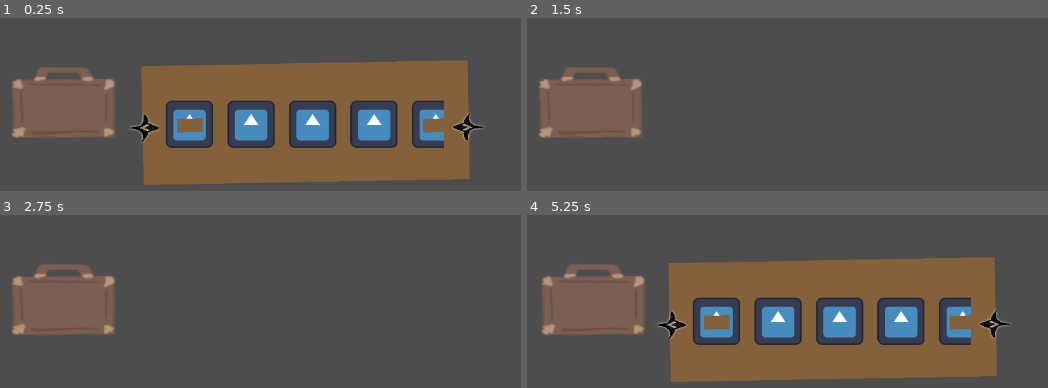
Above: before the commit, frames 1-4 (two rows, left to right).
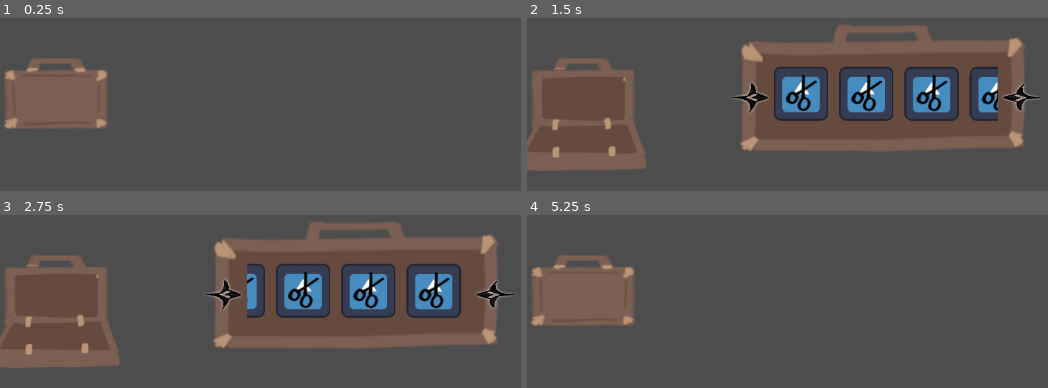
Above: after the commit, the same moments.

Repository: yaliu10/Escape-Room
Game: Godot game, scene res://Scenes/inventory.tscn
Same seed, same stepped clock (60 frames per second), same inputs: the game is played once before the commit and once after it. This scene is started directly instead of the project's main scene. The engine's default icon, where the game draws it, is replaced by a stand-in: a white triangle on a blue panel in a dark square.
Inputs (mouse positions are in pixels of both pictures, inside the frame that each line leads up to; where the layout moved, square brackets give the same spot in the first picture):
- Up to frame 1 (0.25 s): no input
- Up to frame 2 (1.5 s): click (615, 116) [625, 125] at 0.5 s; click (751, 92) at 1.27 s
- Up to frame 3 (2.75 s): click (494, 294) at 2.02 s
- Up to frame 4 (5.25 s): click (615, 313) [625, 322] at 2.75 s; click (672, 325) at 3.52 s; click (1021, 294) at 4.27 s; click (615, 313) [625, 322] at 5 s

The runs differ from the first frame. In frame 1, 42% of the frame differs, in the area x 0-93%, y 23-97%; in frame 2, 37%; in frame 3, 37%; in frame 4, 43%.

Commit message:
working toggle

Diff:
--- a/escape-room/Scenes/briefcase_button.gd
+++ b/escape-room/Scenes/briefcase_button.gd
@@ -3,8 +3,16 @@
 var open = preload("res://art/ph-opened case.PNG")
 var closed = preload("res://art/ph-closed case.PNG")
 
-func _process(delta: float) -> void:
-	if (pressed):
+var is_open: bool = false
+
+func _ready() -> void:
+	set_button_icon(closed)
+	connect("pressed", _on_pressed)
+
+func _on_pressed() -> void:
+	if not is_open:
 		set_button_icon(open)
+		is_open = true
 	else:
 		set_button_icon(closed)
+		is_open = false
--- a/escape-room/Scenes/inventory.tscn
+++ b/escape-room/Scenes/inventory.tscn
@@ -1,10 +1,11 @@
-[gd_scene load_steps=20 format=3 uid="uid://b7mxxhrj8pl00"]
+[gd_scene load_steps=19 format=3 uid="uid://b7mxxhrj8pl00"]
 
-[ext_resource type="Texture2D" uid="uid://b2fq71vy1yeif" path="res://art/Placeholder_Inventory.PNG" id="1_tahtk"]
+[ext_resource type="Texture2D" uid="uid://dovkon66dlvku" path="res://art/ph-inventory.PNG" id="1_u22ku"]
 [ext_resource type="Script" path="res://Scripts/inventory_container.gd" id="2_kk5xd"]
 [ext_resource type="Texture2D" uid="uid://pnpi4rjo80q4" path="res://art/placeholder arrow.PNG" id="2_o86dy"]
 [ext_resource type="Texture2D" uid="uid://cyamkeioip6ar" path="res://icon.svg" id="2_pmp0m"]
-[ext_resource type="Texture2D" uid="uid://ew0gwaw3yovb" path="res://art/ph-closed case.PNG" id="5_56d53"]
+[ext_resource type="Script" path="res://Scenes/briefcase_button.gd" id="5_dnto8"]
+[ext_resource type="Texture2D" uid="uid://d08gcrc25l3md" path="res://art/ph-item.PNG" id="5_f06vl"]
 
 [sub_resource type="StyleBoxEmpty" id="StyleBoxEmpty_epmdh"]
 
@@ -31,33 +32,32 @@
 HScrollBar/styles/scroll = SubResource("StyleBoxEmpty_wjejq")
 HScrollBar/styles/scroll_focus = SubResource("StyleBoxEmpty_vwkb1")
 
-[sub_resource type="StyleBoxTexture" id="StyleBoxTexture_hu3cs"]
+[sub_resource type="StyleBoxTexture" id="StyleBoxTexture_0iu7h"]
 texture = ExtResource("2_pmp0m")
 
-[sub_resource type="StyleBoxEmpty" id="StyleBoxEmpty_g5pob"]
-
-[sub_resource type="StyleBoxEmpty" id="StyleBoxEmpty_1m85l"]
-
-[sub_resource type="StyleBoxTexture" id="StyleBoxTexture_ytlcc"]
-texture = ExtResource("5_56d53")
+[sub_resource type="StyleBoxEmpty" id="StyleBoxEmpty_p5oqv"]
 
 [node name="Inventory" type="Node2D"]
 
 [node name="Inventory Container" type="TextureRect" parent="."]
-offset_right = 2500.0
-offset_bottom = 3500.0
-scale = Vector2(0.339934, 0.339934)
-texture = ExtResource("1_tahtk")
+visible = false
+offset_left = 293.0
+offset_top = 151.0
+offset_right = 1935.0
+offset_bottom = 2450.0
+rotation = 0.00111101
+scale = Vector2(0.269905, 0.146018)
+texture = ExtResource("1_u22ku")
 script = ExtResource("2_kk5xd")
 
 [node name="LeftArrowButton" type="Button" parent="Inventory Container"]
 layout_mode = 0
-offset_left = 501.234
-offset_top = 1205.5
-offset_right = 3509.23
-offset_bottom = 3329.5
+offset_left = -39.6995
+offset_top = 1494.1
+offset_right = 3414.3
+offset_bottom = 3618.1
 rotation = -1.57833
-scale = Vector2(0.103133, 0.103133)
+scale = Vector2(0.2553, 0.145079)
 theme_override_styles/focus = SubResource("StyleBoxEmpty_epmdh")
 theme_override_styles/pressed = SubResource("StyleBoxEmpty_43s1v")
 icon = ExtResource("2_o86dy")
@@ -65,12 +65,12 @@
 
 [node name="RightArrowButton" type="Button" parent="Inventory Container"]
 layout_mode = 0
-offset_left = 2093.76
-offset_top = 888.263
-offset_right = 5101.76
-offset_bottom = 3012.26
+offset_left = 1720.31
+offset_top = 753.711
+offset_right = 4728.31
+offset_bottom = 2877.71
 rotation = -1.57833
-scale = Vector2(-0.103, -0.103)
+scale = Vector2(-0.230461, -0.155547)
 theme_override_styles/focus = SubResource("StyleBoxEmpty_q7wwi")
 theme_override_styles/pressed = SubResource("StyleBoxEmpty_rcma7")
 icon = ExtResource("2_o86dy")
@@ -78,10 +78,11 @@
 
 [node name="ScrollContainer" type="ScrollContainer" parent="Inventory Container"]
 layout_mode = 0
-offset_left = 704.0
-offset_top = 933.0
-offset_right = 1884.0
-offset_bottom = 1148.0
+offset_left = 233.897
+offset_top = 800.794
+offset_right = 1472.9
+offset_bottom = 1026.79
+scale = Vector2(0.966396, 2.6564)
 theme = SubResource("Theme_557w2")
 
 [node name="HBoxContainer" type="HBoxContainer" parent="Inventory Container/ScrollContainer"]
@@ -89,97 +90,99 @@
 theme_override_constants/separation = 61
 
 [node name="Slot" type="Panel" parent="Inventory Container/ScrollContainer/HBoxContainer"]
-custom_minimum_size = Vector2(200, 200)
+custom_minimum_size = Vector2(300, 200)
 layout_mode = 2
-theme_override_styles/panel = SubResource("StyleBoxTexture_hu3cs")
+theme_override_styles/panel = SubResource("StyleBoxTexture_0iu7h")
 
 [node name="Item" type="TextureRect" parent="Inventory Container/ScrollContainer/HBoxContainer/Slot"]
 layout_mode = 0
-offset_left = 0.265849
-offset_top = -13.0131
-offset_right = 2500.27
-offset_bottom = 3486.99
-scale = Vector2(0.0776705, 0.114093)
-texture = ExtResource("1_tahtk")
+offset_left = -99.9693
+offset_top = -175.237
+offset_right = 200.031
+offset_bottom = 24.7632
+scale = Vector2(3.71132, 2.85709)
+texture = ExtResource("5_f06vl")
 
 [node name="Slot2" type="Panel" parent="Inventory Container/ScrollContainer/HBoxContainer"]
-custom_minimum_size = Vector2(200, 200)
+custom_minimum_size = Vector2(300, 200)
 layout_mode = 2
-theme_override_styles/panel = SubResource("StyleBoxTexture_hu3cs")
+theme_override_styles/panel = SubResource("StyleBoxTexture_0iu7h")
 
 [node name="Item" type="TextureRect" parent="Inventory Container/ScrollContainer/HBoxContainer/Slot2"]
 layout_mode = 0
-offset_left = 0.265849
-offset_top = -13.0131
-offset_right = 2500.27
-offset_bottom = 3486.99
-scale = Vector2(0.0776705, 0.114093)
+offset_left = -99.9693
+offset_top = -175.237
+offset_right = 200.031
+offset_bottom = 24.7632
+scale = Vector2(3.71132, 2.85709)
+texture = ExtResource("5_f06vl")
 
 [node name="Slot3" type="Panel" parent="Inventory Container/ScrollContainer/HBoxContainer"]
-custom_minimum_size = Vector2(200, 200)
+custom_minimum_size = Vector2(300, 200)
 layout_mode = 2
-theme_override_styles/panel = SubResource("StyleBoxTexture_hu3cs")
+theme_override_styles/panel = SubResource("StyleBoxTexture_0iu7h")
 
 [node name="Item" type="TextureRect" parent="Inventory Container/ScrollContainer/HBoxContainer/Slot3"]
 layout_mode = 0
-offset_left = 0.265849
-offset_top = -13.0131
-offset_right = 2500.27
-offset_bottom = 3486.99
-scale = Vector2(0.0776705, 0.114093)
+offset_left = -99.9693
+offset_top = -175.237
+offset_right = 200.031
+offset_bottom = 24.7632
+scale = Vector2(3.71132, 2.85709)
+texture = ExtResource("5_f06vl")
 
 [node name="Slot4" type="Panel" parent="Inventory Container/ScrollContainer/HBoxContainer"]
-custom_minimum_size = Vector2(200, 200)
+custom_minimum_size = Vector2(300, 200)
 layout_mode = 2
-theme_override_styles/panel = SubResource("StyleBoxTexture_hu3cs")
+theme_override_styles/panel = SubResource("StyleBoxTexture_0iu7h")
 
 [node name="Item" type="TextureRect" parent="Inventory Container/ScrollContainer/HBoxContainer/Slot4"]
 layout_mode = 0
-offset_left = 0.265849
-offset_top = -13.0131
-offset_right = 2500.27
-offset_bottom = 3486.99
-scale = Vector2(0.0776705, 0.114093)
+offset_left = -99.9693
+offset_top = -175.237
+offset_right = 200.031
+offset_bottom = 24.7632
+scale = Vector2(3.71132, 2.85709)
+texture = ExtResource("5_f06vl")
 
 [node name="Slot5" type="Panel" parent="Inventory Container/ScrollContainer/HBoxContainer"]
-custom_minimum_size = Vector2(200, 200)
+custom_minimum_size = Vector2(300, 200)
 layout_mode = 2
-theme_override_styles/panel = SubResource("StyleBoxTexture_hu3cs")
+theme_override_styles/panel = SubResource("StyleBoxTexture_0iu7h")
 
 [node name="Item" type="TextureRect" parent="Inventory Container/ScrollContainer/HBoxContainer/Slot5"]
 layout_mode = 0
-offset_left = 0.265849
-offset_top = -13.0131
-offset_right = 2500.27
-offset_bottom = 3486.99
-scale = Vector2(0.0776705, 0.114093)
-texture = ExtResource("1_tahtk")
+offset_left = -99.9693
+offset_top = -175.237
+offset_right = 200.031
+offset_bottom = 24.7632
+scale = Vector2(3.71132, 2.85709)
+texture = ExtResource("5_f06vl")
 
 [node name="Slot6" type="Panel" parent="Inventory Container/ScrollContainer/HBoxContainer"]
-custom_minimum_size = Vector2(200, 200)
+custom_minimum_size = Vector2(300, 200)
 layout_mode = 2
-theme_override_styles/panel = SubResource("StyleBoxTexture_hu3cs")
+theme_override_styles/panel = SubResource("StyleBoxTexture_0iu7h")
 
 [node name="Item" type="TextureRect" parent="Inventory Container/ScrollContainer/HBoxContainer/Slot6"]
 layout_mode = 0
-offset_left = 0.265849
-offset_top = -13.0131
-offset_right = 2500.27
-offset_bottom = 3486.99
-scale = Vector2(0.0776705, 0.114093)
-texture = ExtResource("1_tahtk")
+offset_left = -99.9693
+offset_top = -175.237
+offset_right = 200.031
+offset_bottom = 24.7632
+scale = Vector2(3.71132, 2.85709)
+texture = ExtResource("5_f06vl")
 
 [node name="Briefcase Button" type="Button" parent="."]
-offset_left = -12.0
-offset_top = 248.0
-offset_right = 296.0
-offset_bottom = 456.0
-theme_override_styles/focus = SubResource("StyleBoxEmpty_g5pob")
-theme_override_styles/pressed = SubResource("StyleBoxEmpty_1m85l")
-theme_override_styles/normal = SubResource("StyleBoxTexture_ytlcc")
+unique_name_in_owner = true
+offset_left = -27.0
+offset_top = 235.0
+offset_right = 281.0
+offset_bottom = 443.0
+theme_override_styles/focus = SubResource("StyleBoxEmpty_p5oqv")
 toggle_mode = true
-icon = ExtResource("5_56d53")
 flat = true
+script = ExtResource("5_dnto8")
 
 [connection signal="pressed" from="Inventory Container/LeftArrowButton" to="Inventory Container" method="_on_left_arrow_button_pressed"]
 [connection signal="pressed" from="Inventory Container/RightArrowButton" to="Inventory Container" method="_on_right_arrow_button_pressed"]
--- a/escape-room/Scripts/inventory_container.gd
+++ b/escape-room/Scripts/inventory_container.gd
@@ -1,6 +1,7 @@
 extends TextureRect
 
 @onready var scroll_container: ScrollContainer = $ScrollContainer
+@onready var briefcase_button: Button = %"Briefcase Button"
 
 func _on_left_arrow_button_pressed() -> void:
 	var value = scroll_container.scroll_horizontal
